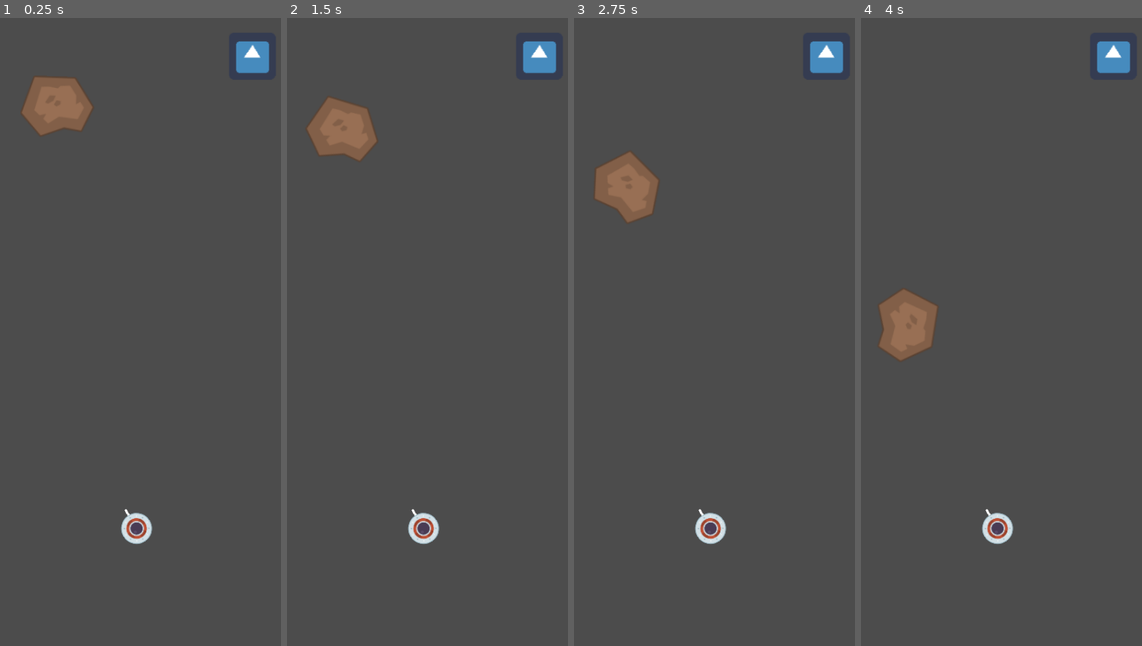
Above: before the commit, frames 1-4 (left to right).
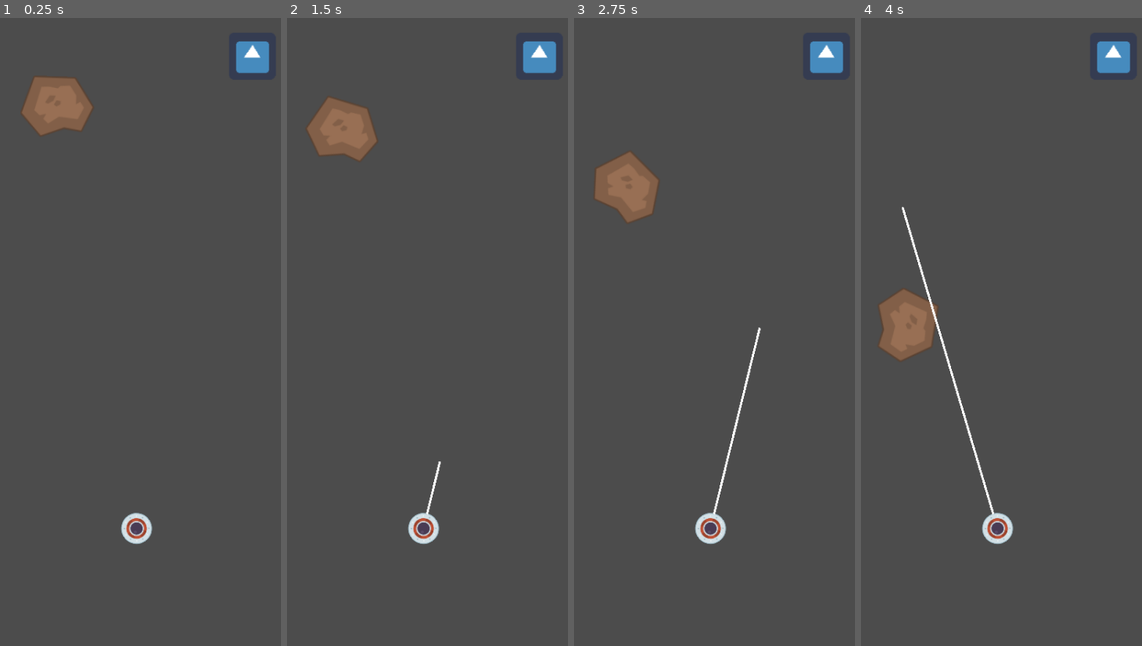
Above: after the commit, the same moments.

Repository: brendankhoury/To-the-moon-and-hack
Game: Godot game, scene res://Src/Main.tscn
Two runs of this game, one before a commit and one after it. Both use one fixed random seed, a clock stepped at 60 frames per second and the inputs below. The engine's default icon, where the game draws it, is replaced by a stand-in: a white triangle on a blue panel in a dark square.
Inputs (mouse positions are in pixels of both pictures, inside the frame that each line leads up to):
- Up to frame 1 (0.25 s): no input
- Up to frame 2 (1.5 s): click (539, 55) at 0.5 s; click (539, 55) at 1.25 s
- Up to frame 3 (2.75 s): click (826, 55) at 2 s
- Up to frame 4 (4 s): tap Enter at 2.75 s; move the mouse to (1071, 300) at 2.77 s; hold Space (tap) 2.78-3.53 s; move the mouse to (948, 363) at 3.52 s; tap Space (tap) at 3.6 s

The runs differ from the first frame. In frame 1, less than 0.1% of the frame differs, in the area x 44-47%, y 78-80%; in frame 2, 0.1%; in frame 3, 0.3%; in frame 4, 0.5%, in the area x 14-48%, y 30-80%.

Commit message:
Click to grapple

Diff:
--- a/Src/Actors/Player.gd
+++ b/Src/Actors/Player.gd
@@ -20,12 +20,14 @@
 var asteroid : Node2D
 
 var velocity := Vector2.ZERO
+
+var mouse_dir : Vector2
 # https://godotengine.org/qa/30772/how-to-create-a-grappling-hook-2d
 # https://docs.godotengine.org/en/stable/tutorials/physics/ray-casting.html
-func grapple(length: float, angle: float):
+func grapple(length: float):
 	var raycast = get_node("GrappleDetection")
 
-	raycast.set_cast_to(Vector2(0, length))
+	raycast.set_cast_to(length*mouse_dir)
 	grapple_collided = raycast.is_colliding()
 	if grapple_collided:
 		asteroid = raycast.get_collider()
@@ -44,7 +46,7 @@
 	else:
 		draw_line(
 			Vector2(0, 0),
-			Vector2(0, grapple_length),
+			grapple_length*mouse_dir,
 			Color(255, 255, 255),
 			3
 		)
@@ -55,7 +57,11 @@
 func _physics_process(delta: float) -> void:
 	var raycast = get_node("GrappleDetection")
 
-	if Input.is_action_just_pressed("tap"):
+	if Input.is_action_pressed("tap"):
+		mouse_dir = to_local(get_global_mouse_position()).normalized()
+
+	if Input.is_action_just_released("tap"):
+		mouse_dir = to_local(get_global_mouse_position()).normalized()
 		if is_grappling:
 			is_grappling = false
 		elif !is_grappling && grapple_length == MIN_GRAPPLE_LENGTH:
@@ -64,7 +70,7 @@
 	if is_grappling:
 		if grapple_length < max_grapple:
 			grapple_length += delta * grapple_speed
-			grapple(grapple_length,global_rotation)
+			grapple(grapple_length)
 			if (grapple_collided):
 				is_grappling = false
 		else:
--- /dev/null
+++ b/Src/PauseScene.tscn
@@ -0,0 +1,77 @@
+[gd_scene load_steps=6 format=2]
+
+[ext_resource path="res://Src/Actors/Asteroid.tscn" type="PackedScene" id=1]
+[ext_resource path="res://Src/Actors/Player.tscn" type="PackedScene" id=2]
+[ext_resource path="res://icon.png" type="Texture" id=4]
+
+[sub_resource type="GDScript" id=3]
+script/source = "extends Node2D
+
+var down := false
+var up := false
+
+# Declare member variables here. Examples:
+# var a = 2
+# var b = \"text\"
+
+
+# Called when the node enters the scene tree for the first time.
+func _ready():
+	pass # Replace with function body.
+
+
+# Called every frame. 'delta' is the elapsed time since the previous frame.
+#func _process(delta):
+#	pass
+
+
+"
+
+[sub_resource type="GDScript" id=2]
+script/source = "extends TextureButton
+
+var down = false
+var up = false
+
+func _on_TextureButton_button_down():
+	get_tree().paused = true
+	down = true
+	pass # Replace with function body.
+func _on_TextureButton_button_up():
+	if up:
+		up = false
+		down = false
+		get_tree().paused = false
+	if down:
+		down = false
+		up = true
+	pass # Replace with function body.
+"
+
+[node name="Test" type="Node2D"]
+script = SubResource( 3 )
+
+[node name="Asteroid" parent="." instance=ExtResource( 1 )]
+position = Vector2( 186.887, 200.101 )
+move_speed = 0
+
+[node name="Player" parent="." instance=ExtResource( 2 )]
+position = Vector2( 327.537, 403.58 )
+rotation = 1.63886
+rotation_speed = 0.1
+grapple_speed = 900.0
+max_grapple = 800
+
+[node name="TextureButton" type="TextureButton" parent="."]
+pause_mode = 2
+margin_left = 353.554
+margin_top = 6.36398
+margin_right = 393.554
+margin_bottom = 46.364
+texture_normal = ExtResource( 4 )
+script = SubResource( 2 )
+__meta__ = {
+"_edit_use_anchors_": false
+}
+[connection signal="button_down" from="TextureButton" to="." method="_on_TextureButton_button_down"]
+[connection signal="button_up" from="TextureButton" to="." method="_on_TextureButton_button_up"]
